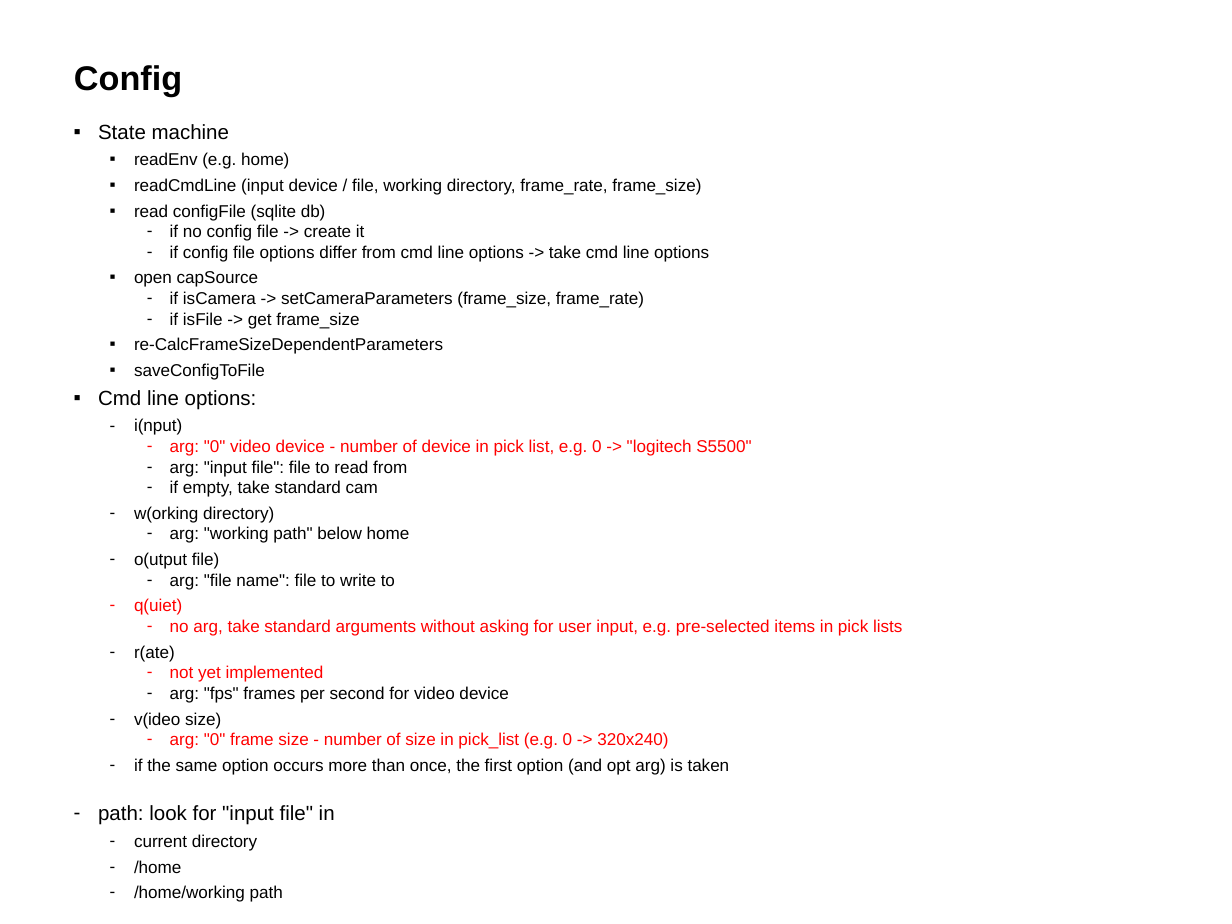
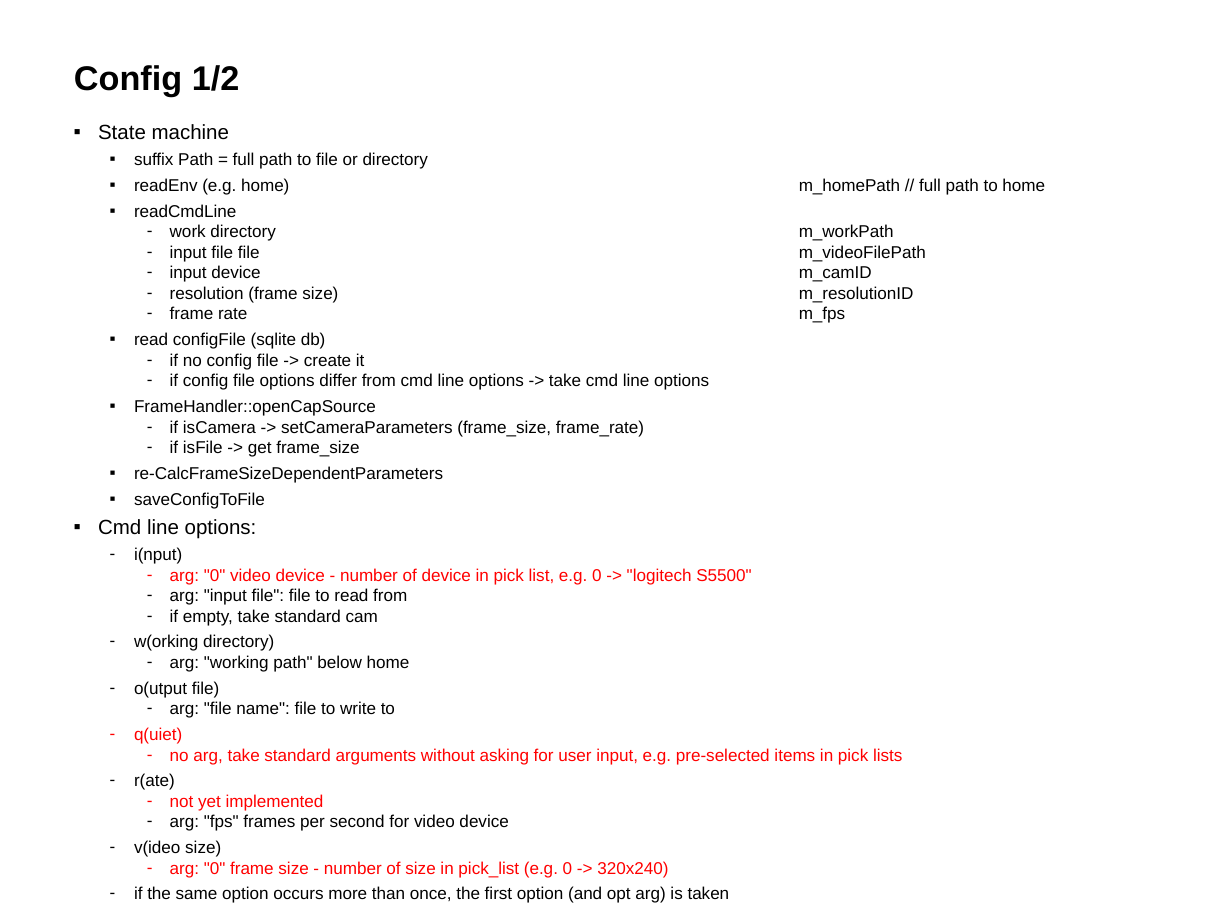
Before and after one commit to HwyToHell/CarCount, a slide deck: slide 3 of MotionDetection+ObjectTrackingV4.pptx. Drawn at 1232x924 pixels with LibreOffice and Linux fonts; fonts in the diff are those of the drawing. Boxes give left, top, right and bottom in pixels: in the first picture for what was removed or moved away, otherwise in the second. Text is boxed around its words. In the diff, an @@ line names an element or a change of style, - is before the commit and + after.

Commit message:
prepare config

```diff
--- a/MotionDetection+ObjectTrackingV4.pptx
+++ b/MotionDetection+ObjectTrackingV4.pptx
@@ title at box(74, 65, 240, 97): text changed @@
-Config
+Config 1/2
@@ text at box(134, 152, 1045, 323): text changed @@
-  ▪ readEnv (e.g. home)
-  ▪ readCmdLine (input device / file, working directory, frame_rate, frame_size)
+  ▪ suffix Path = full path to file or directory
+  ▪ readEnv (e.g. home) m_homePath // full path to home
+  ▪ readCmdLine
+    – work directory m_workPath
+    – input file file m_videoFilePath
+    – input device m_camID
+    – resolution (frame size) m_resolutionID
+    – frame rate m_fps
@@ text at box(134, 399, 376, 416): text changed @@
-  ▪ open capSource
+  ▪ FrameHandler::openCapSource
```
Also in this commit, not shown: 1 other slide changed, 1 slide added, 5 other files.
